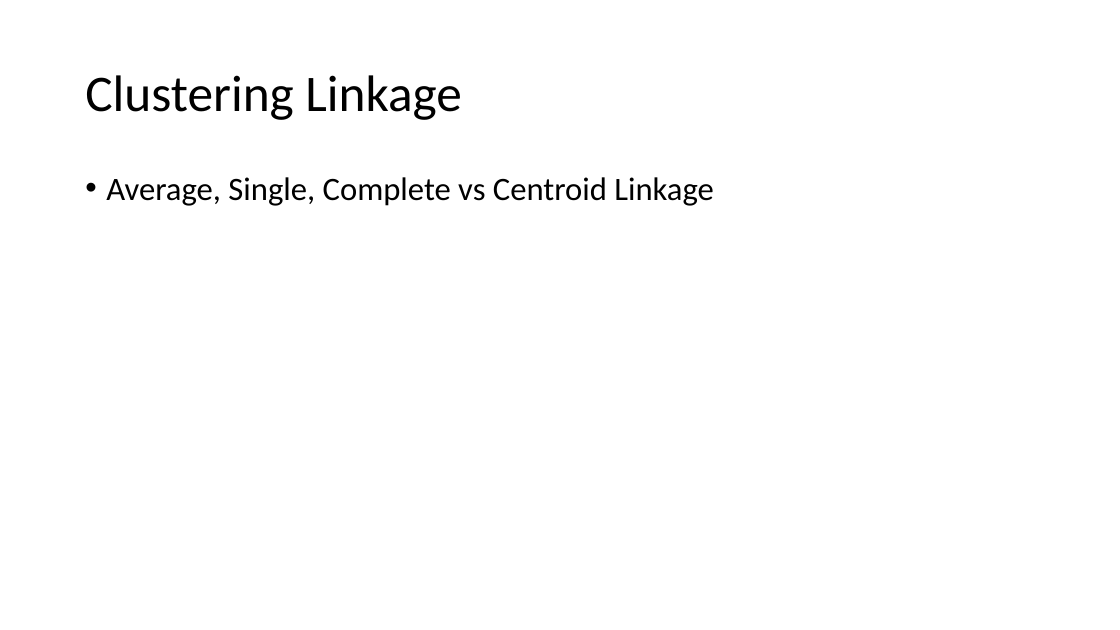
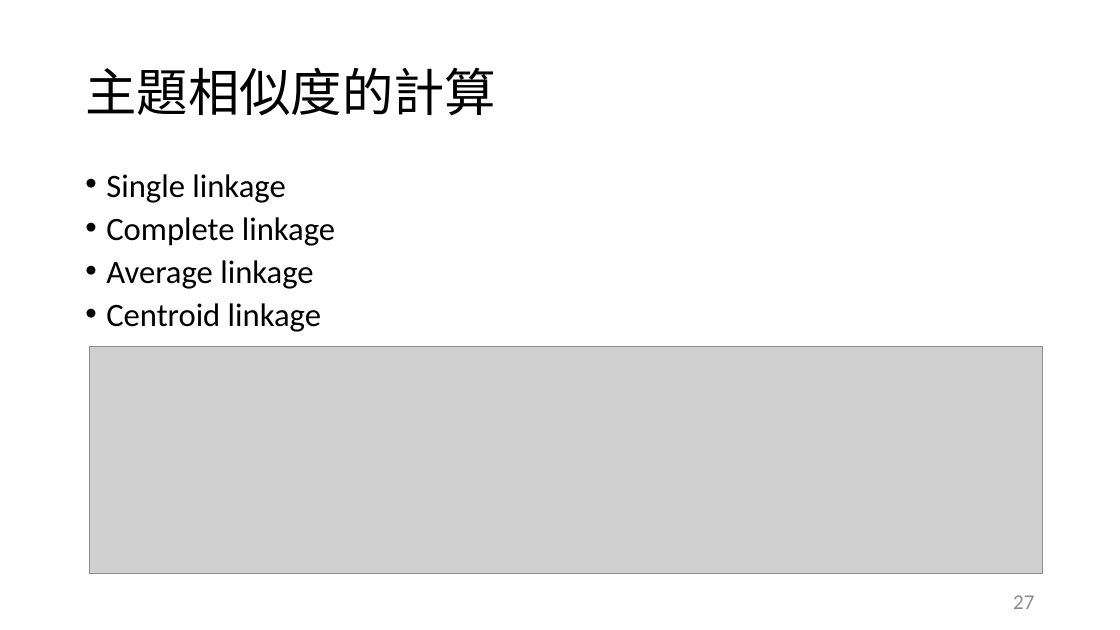
Before and after one commit to ZhongTing/HotTopicDetection, a slide deck: slide 27 of document/Hot-Topic-Detection.pptx (slide 18 before the commit). Drawn at 1120x630 pixels with LibreOffice and Linux fonts; fonts in the diff are those of the drawing; grey boxes stand for pictures. Boxes give left, top, right and bottom in pixels: in the first picture for what was removed or moved away, otherwise in the second. Text is boxed around its words. In the diff, an @@ line names an element or a change of style, - is before the commit and + after.

```diff
--- a/document/Hot-Topic-Detection.pptx
+++ b/document/Hot-Topic-Detection.pptx
@@ title at [85,67,496,116]: text changed @@
-Clustering Linkage
+主題相似度的計算
@@ text at [106,174,335,332]: text changed @@
-• Average, Single, Complete vs Centroid Linkage
+• Single linkage
+• Complete linkage
+• Average linkage
+• Centroid linkage
@@ picture added at [89,346,1044,573] @@
@@ page number added at [1013,595,1034,609], 18 pt, text #8C8C8C @@
+27
```
Also in this commit, not shown: 24 other slides changed, 32 slides added, 8 slides removed, 19 other files.
